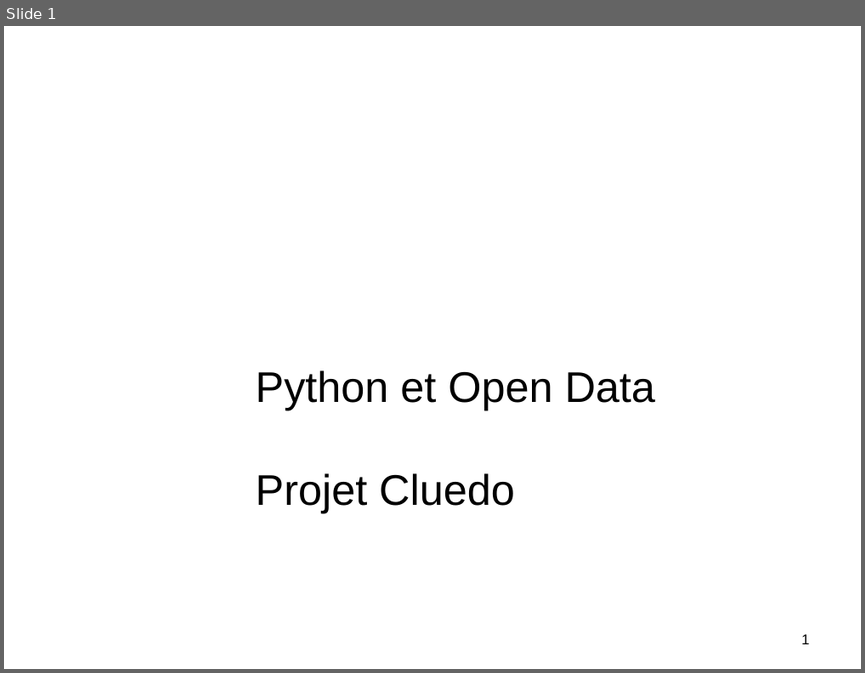
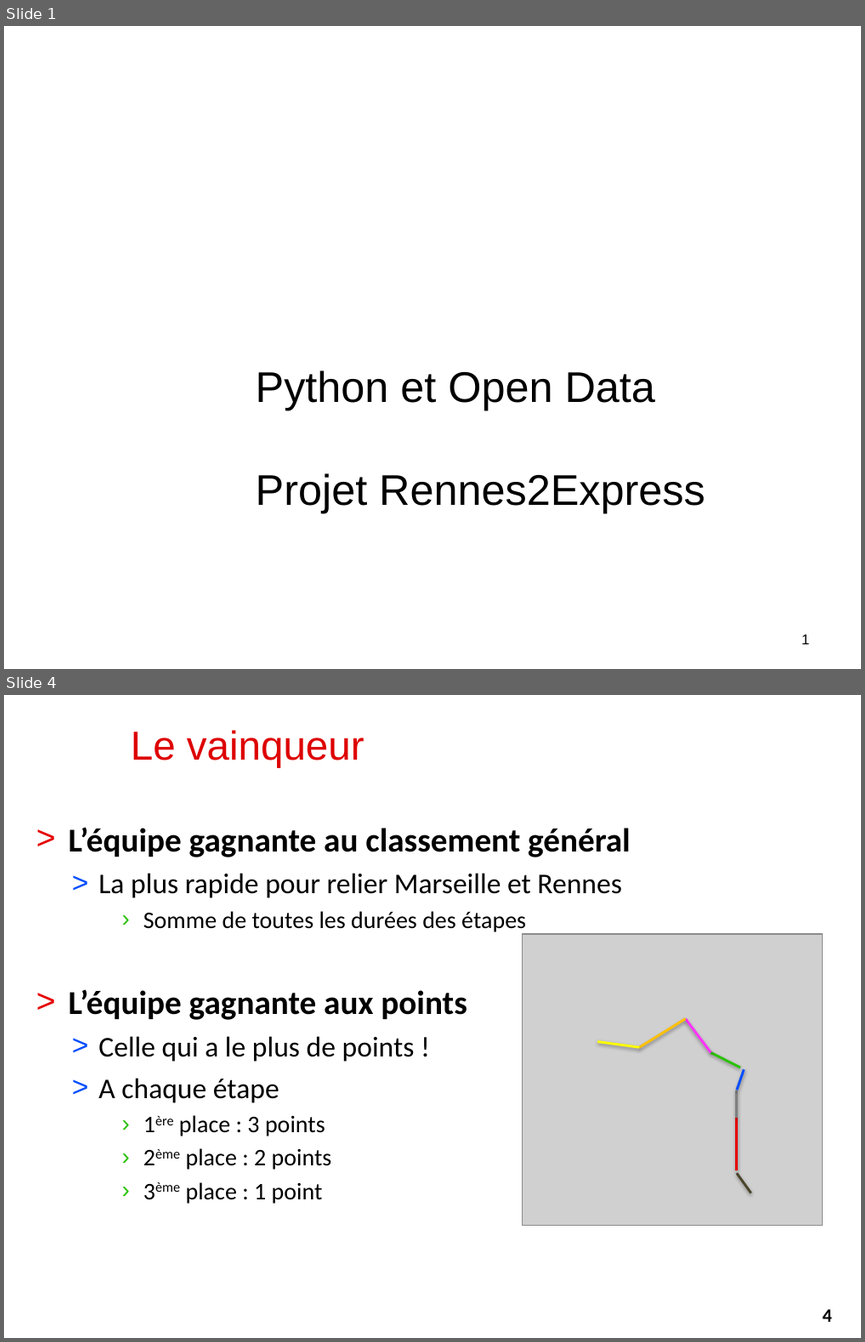
Before and after one commit to alemaitr/python_opendata_l2, a slide deck: pres_projet.pptx. Shown one above the other, each under a label of ours: slide 1 before the commit, slides 1 and 4 after it; the slides between them are not shown. The pictures are 865x673 and 865x1342 pixels, drawn with LibreOffice and Linux fonts; fonts in the diff are those of the drawing; grey boxes stand for pictures; background and template pictures are left out. Boxes give left, top, right and bottom in pixels: in the first picture for what was removed or moved away, otherwise in the second. Text is boxed around its words. In the diff, an @@ line names an element or a change of style, - is before the commit and + after.

Commit message:
Mise à jour présentation Rennes 2 Express

```diff
--- a/pres_projet.pptx
+++ b/pres_projet.pptx
@@ slide 4 added at bbox=[4, 695, 861, 1338], background #FFFFFF @@
@@ title added at bbox=[131, 730, 364, 768], 34 pt, text #DE0000 @@
+Le vainqueur
@@ text added at bbox=[69, 827, 630, 1203], 20 pt, text #000000 @@
+> L’équipe gagnante au classement général
+  > La plus rapide pour relier Marseille et Rennes
+    › Somme de toutes les durées des étapes
+> L’équipe gagnante aux points
+  > Celle qui a le plus de points !
+  > A chaque étape
+    › 1ère place : 3 points
+    › 2ème place : 2 points
+    › 3ème place : 1 point
@@ picture added at bbox=[522, 934, 823, 1225] @@
@@ group added at bbox=[598, 1019, 751, 1193]: 8 lines @@
@@ page number added at bbox=[800, 1298, 854, 1332], fill #FFFFFF, outline #FFFFFF 0.75 pt, 16 pt, text #000000, bold @@
+4
@@ slide 1 changed as well @@
@@ title at bbox=[256, 370, 705, 513]: text changed @@
-Python et Open Data
-Projet Cluedo
+Python et Open Data
+Projet Rennes2Express
```
Also in this commit, not shown: 3 other slides changed, 10 other slides added, 7 slides removed, 2 other files.
